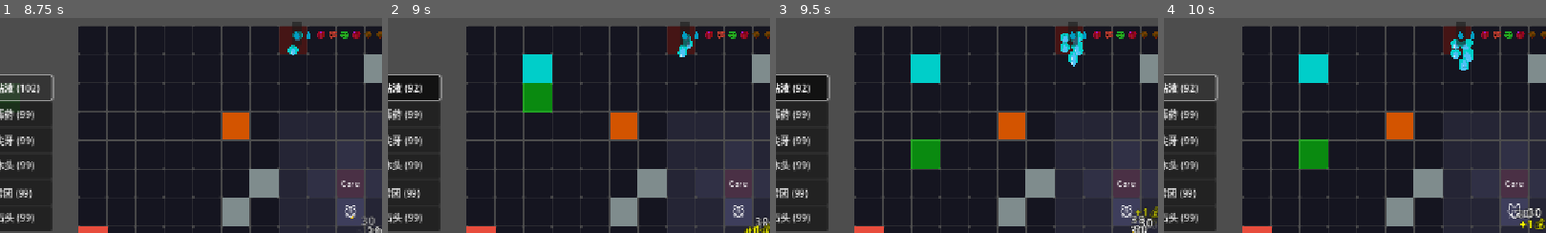
Above: before the commit, frames 1-4 (left to right).
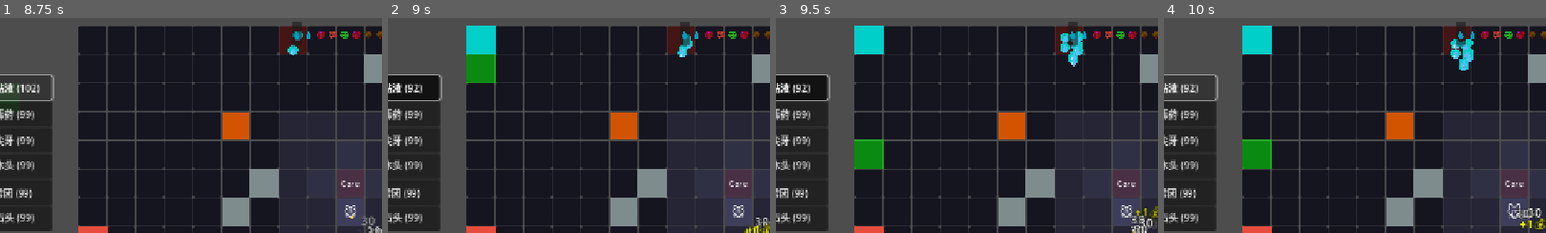
Above: after the commit, the same moments.

Repository: seekerzz/tower-html
Game: Godot game, scene res://src/Scenes/Game/MainGame.tscn
Same seed, same stepped clock (60 frames per second), same inputs: the game is played once before the commit and once after it. The project has no main scene, so this scene is started directly.
Inputs (mouse positions are % of the whole screen's width and height, from its top left):
- Up to frame 1 (8.75 s): click "Start Wave" at 0.5 s; click "🛠️ 作弊" at 1.25 s; click "💧 粘液 (99)" at 2 s; click "🧪 毒药 (99)" at 2.75 s; click "🦷 尖牙 (99)" at 3.5 s; click "🪵 木头 (99)" at 4.25 s; click "❄️ 雪团 (99)" at 5 s; click "💧 粘液 (100)" at 5.75 s; click "🪨 石头 (99)" at 6.5 s; click "💧 粘液 (101)" at 7.25 s; click "💧 粘液 (102)" at 8 s
- Up to frame 2 (9 s): tap Enter at 8.75 s; drag from (16, 6) to (16, 32) at 8.77 s
- Up to frame 3 (9.5 s): no input
- Up to frame 4 (10 s): click "💧 粘液 (92)" at 9.5 s
The pictures show only the part of the screen within x 4-54%, y 0-50%; the shares and areas given below are measured in that part.

Frame 1 is identical in both runs. In frame 2, 4.2% of the frame differs, in the area x 20-43%, y 3-44%; in frame 3, 4.2%, in the area x 20-43%, y 3-71%; in frame 4, 4.2%.

Commit message:
Fix building preview using get_global_mouse_position

Diff:
--- a/src/Scripts/DrawManager.gd
+++ b/src/Scripts/DrawManager.gd
@@ -24,11 +24,11 @@
 		return
 
 	if event is InputEventMouseMotion:
-		_update_ghost(event.global_position if "global_position" in event else get_global_mouse_position())
+		_update_ghost(get_global_mouse_position())
 
 	if event is InputEventMouseButton:
 		if event.button_index == MOUSE_BUTTON_LEFT and event.pressed:
-			_try_build(event.global_position if "global_position" in event else get_global_mouse_position())
+			_try_build(get_global_mouse_position())
 
 func select_material(mat_key: String):
 	if GameManager.materials.has(mat_key):
